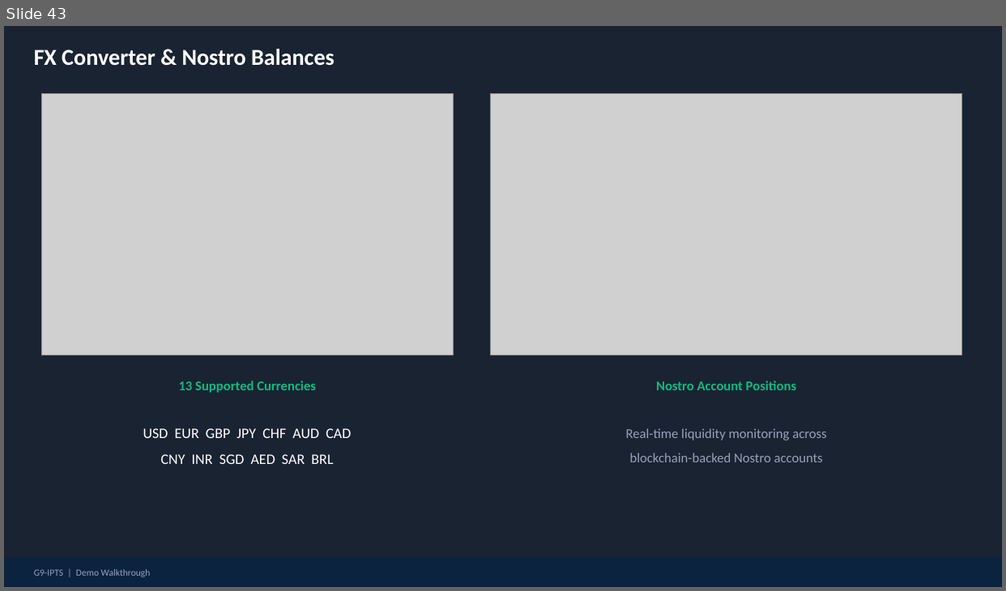
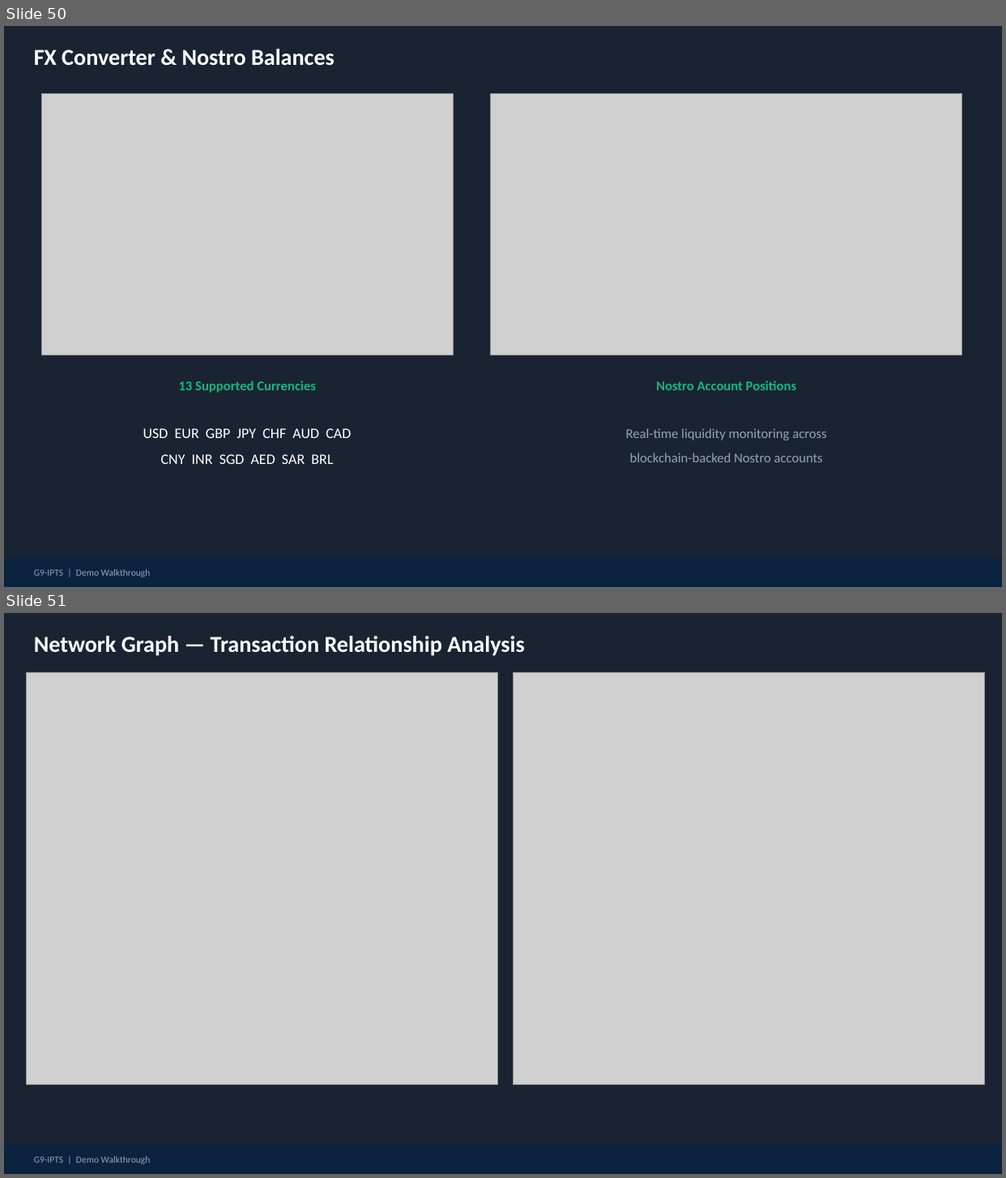
Before and after one commit to mohammedidriss/G9-IPTS, a slide deck: docs/G9-IPTS_Demo_Walkthrough.pptx. Shown one above the other, each under a label of ours: slide 43 before the commit, slides 50 and 51 after it. The pictures are 1006x591 and 1006x1178 pixels, drawn with LibreOffice and Linux fonts; fonts in the diff are those of the drawing; grey boxes stand for pictures. Boxes give left, top, right and bottom in pixels: in the first picture for what was removed or moved away, otherwise in the second. Text is boxed around its words. In the diff, an @@ line names an element or a change of style, - is before the commit and + after.

```diff
--- a/docs/G9-IPTS_Demo_Walkthrough.pptx
+++ b/docs/G9-IPTS_Demo_Walkthrough.pptx
@@ slide 51 added at [4,613,1002,1174], background #1A2332; not listed: 2 template elements that a slide beside it also shows @@
@@ text added at [34,636,525,656], 22 pt, text #FFFFFF, bold @@
+Network Graph — Transaction Relationship Analysis
@@ picture added at [27,673,498,1084] @@
@@ picture added at [513,673,985,1084] @@
@@ what was slide 43 is now slide 50 @@
```
Also in this commit, not shown: 6 slides changed, 9 other slides added, 2 slides removed, 37 other files.
